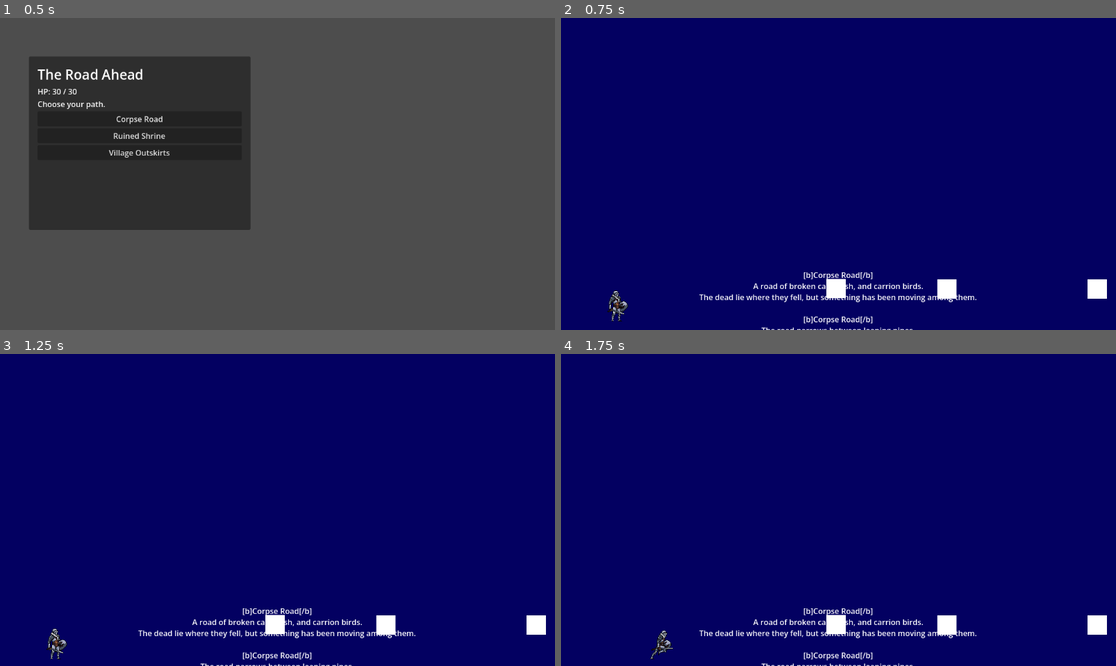
Above: before the commit, frames 1-4 (two rows, left to right).
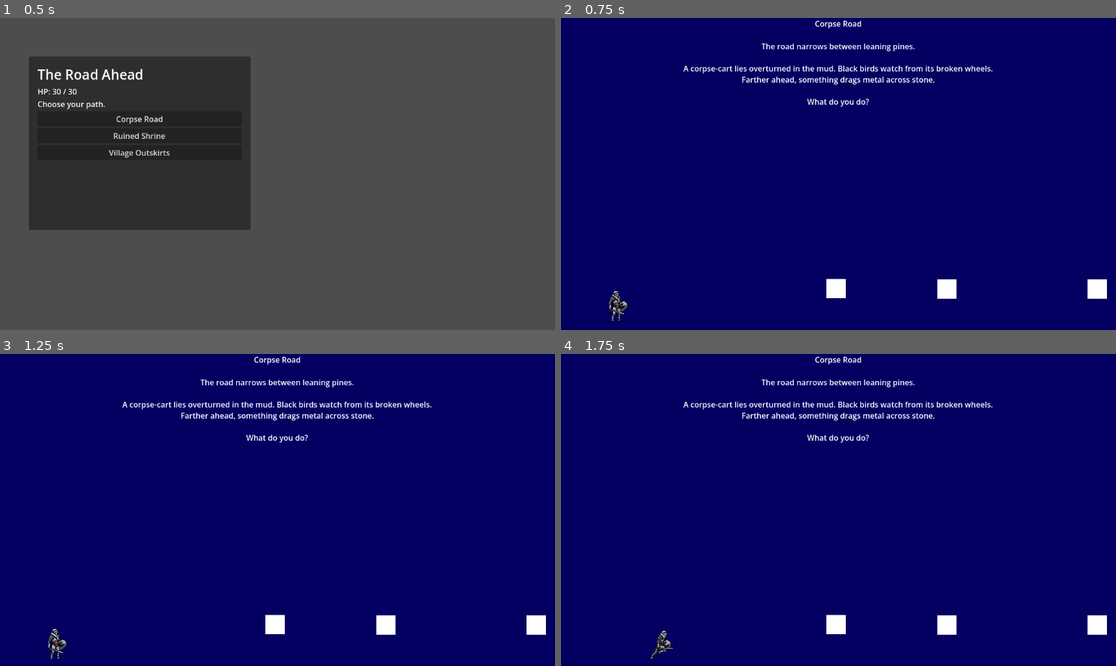
Above: after the commit, the same moments.

Repository: Bbran4/TheThroneThatBreathes
Game: Godot game, scene res://scenes/RunTest.tscn
Two runs of this game, one before a commit and one after it. Both use one fixed random seed, a clock stepped at 60 frames per second and the inputs below.
Inputs (mouse positions are in pixels of both pictures, inside the frame that each line leads up to):
- Up to frame 1 (0.5 s): no input
- Up to frame 2 (0.75 s): click "Corpse Road" at 0.5 s
- Up to frame 3 (1.25 s): no input
- Up to frame 4 (1.75 s): tap Enter (debug_end_turn) at 1.25 s; move the mouse to (960, 494) at 1.27 s; hold D (right) from 1.28 s (still down); tap E (interact) at 1.35 s

Frame 1 is identical in both runs. In frame 2, 2.5% of the frame differs, in the area x 22-78%, y 0-100%; in frame 3, 2.5%; in frame 4, 2.5%.

Commit message:
Sideview to combat

Diff:
--- a/scenes/world/CorpseRoadLocation.tscn
+++ b/scenes/world/CorpseRoadLocation.tscn
@@ -480,6 +480,7 @@
 metadata/_custom_type_script = "uid://hn32sr8q5ci6"
 
 [node name="CollisionShape2D" type="CollisionShape2D" parent="Interactables/CorpseCart" unique_id=704550195]
+position = Vector2(20, 18)
 shape = SubResource("CircleShape2D_3aacm")
 
 [node name="PlaceholderVisual" type="ColorRect" parent="Interactables/CorpseCart" unique_id=1091603977]
@@ -493,6 +494,7 @@
 metadata/_custom_type_script = "uid://hn32sr8q5ci6"
 
 [node name="CollisionShape2D" type="CollisionShape2D" parent="Interactables/ScrapingSoundExit" unique_id=1049604701]
+position = Vector2(19, 19)
 scale = Vector2(4.04, 4.04)
 shape = SubResource("CircleShape2D_pu0r7")
 
@@ -507,6 +509,7 @@
 metadata/_custom_type_script = "uid://hn32sr8q5ci6"
 
 [node name="CollisionShape2D" type="CollisionShape2D" parent="Interactables/DitchPath" unique_id=1978223266]
+position = Vector2(20, 18)
 scale = Vector2(3.959995, 3.959995)
 shape = SubResource("CircleShape2D_pndl3")
 
@@ -518,20 +521,33 @@
 
 [node name="UI" type="Control" parent="CanvasLayer" unique_id=243808408]
 layout_mode = 3
-anchors_preset = 12
-anchor_top = 1.0
-anchor_right = 1.0
-anchor_bottom = 1.0
-grow_horizontal = 2
-grow_vertical = 0
-
-[node name="SubtitleLabel" type="RichTextLabel" parent="CanvasLayer/UI" unique_id=2091201387]
-layout_mode = 1
 anchors_preset = 15
 anchor_right = 1.0
 anchor_bottom = 1.0
 grow_horizontal = 2
 grow_vertical = 2
+
+[node name="LocationTitleLabel" type="Label" parent="CanvasLayer/UI" unique_id=916030556]
+layout_mode = 1
+anchors_preset = 5
+anchor_left = 0.5
+anchor_right = 0.5
+offset_left = -27.5
+offset_right = 27.5
+offset_bottom = 23.0
+grow_horizontal = 2
+text = "asdasd"
+horizontal_alignment = 1
+
+[node name="SubtitleLabel" type="RichTextLabel" parent="CanvasLayer/UI" unique_id=1114770097]
+custom_minimum_size = Vector2(0, 50)
+layout_mode = 1
+anchors_preset = 10
+anchor_right = 1.0
+offset_top = 47.0
+offset_bottom = 97.0
+grow_horizontal = 2
+bbcode_enabled = true
 text = "asdasd"
 fit_content = true
 horizontal_alignment = 1
@@ -539,6 +555,6 @@
 [node name="PromptLabel" type="Label" parent="CanvasLayer/UI" unique_id=1411850895]
 layout_mode = 0
 offset_left = 530.0
-offset_top = -268.0
+offset_top = 457.0
 offset_right = 570.0
-offset_bottom = -245.0
+offset_bottom = 480.0
--- a/scripts/world/SideViewLocation.gd
+++ b/scripts/world/SideViewLocation.gd
@@ -11,6 +11,7 @@
 @onready var player: LocationPlayer = $Player
 @onready var player_spawn: Marker2D = $PlayerSpawn
 @onready var interactables_root: Node2D = $Interactables
+@onready var location_title_label: Label = $CanvasLayer/UI/LocationTitleLabel
 @onready var subtitle_label: RichTextLabel = $CanvasLayer/UI/SubtitleLabel
 @onready var prompt_label: Label = $CanvasLayer/UI/PromptLabel
 
@@ -38,24 +39,30 @@
 	current_node = node_data
 	run_state = new_run_state
 
+	if location_title_label != null:
+		if current_location != null:
+			location_title_label.text = current_location.location_name
+		else:
+			location_title_label.text = ""
+
 	if subtitle_label != null:
-		var location_text := ""
-		if current_location != null:
-			location_text = "[b]%s[/b]\n%s\n\n" % [
-				current_location.location_name,
-				current_location.description
-			]
-
-		var node_text := ""
 		if current_node != null:
-			node_text = "[b]%s[/b]\n%s" % [
-				current_node.node_name,
-				current_node.scene_text
-			]
-
-		subtitle_label.text = location_text + node_text
+			subtitle_label.text = current_node.scene_text
+		elif current_location != null:
+			subtitle_label.text = current_location.description
+		else:
+			subtitle_label.text = ""
 
 	_setup_manual_interactables()
+
+func set_location_title(title_text: String) -> void:
+	if location_title_label != null:
+		location_title_label.text = title_text
+
+
+func set_subtitle(text_value: String) -> void:
+	if subtitle_label != null:
+		subtitle_label.text = text_value
 
 func _setup_manual_interactables() -> void:
 	for child in interactables_root.get_children():
@@ -250,6 +257,8 @@
 		push_error("SideViewLocation missing interaction_result_view_scene.")
 		return
 
+	set_subtitle("")
+
 	if active_result_view != null and is_instance_valid(active_result_view):
 		active_result_view.queue_free()
 
@@ -267,6 +276,9 @@
 		active_result_view.queue_free()
 
 	active_result_view = null
+
+	if current_node != null:
+		set_subtitle(current_node.scene_text)
 
 	if current_result_interactable != null:
 		if current_result_interactable.becomes_used_after_interaction:
